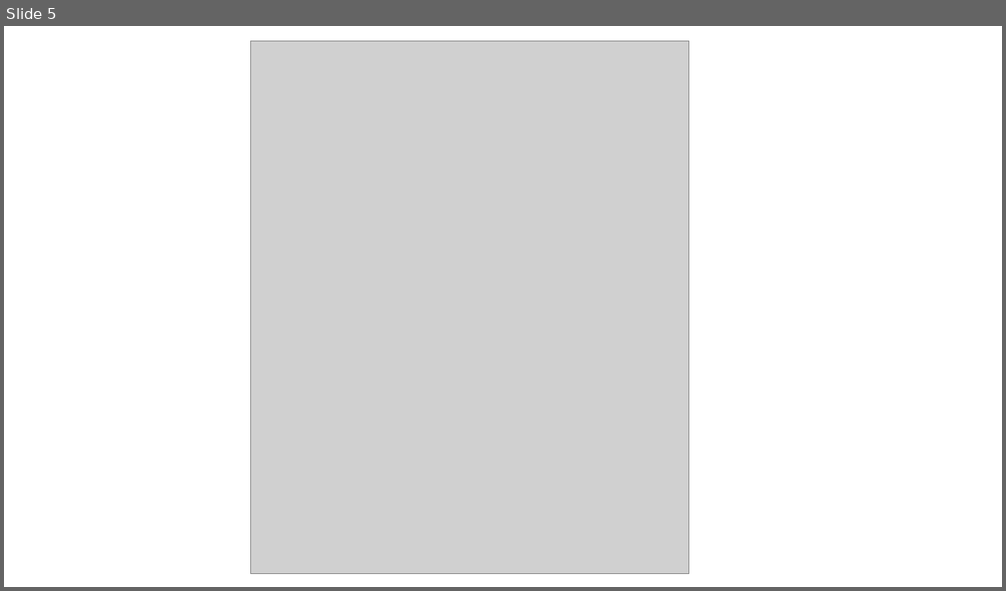
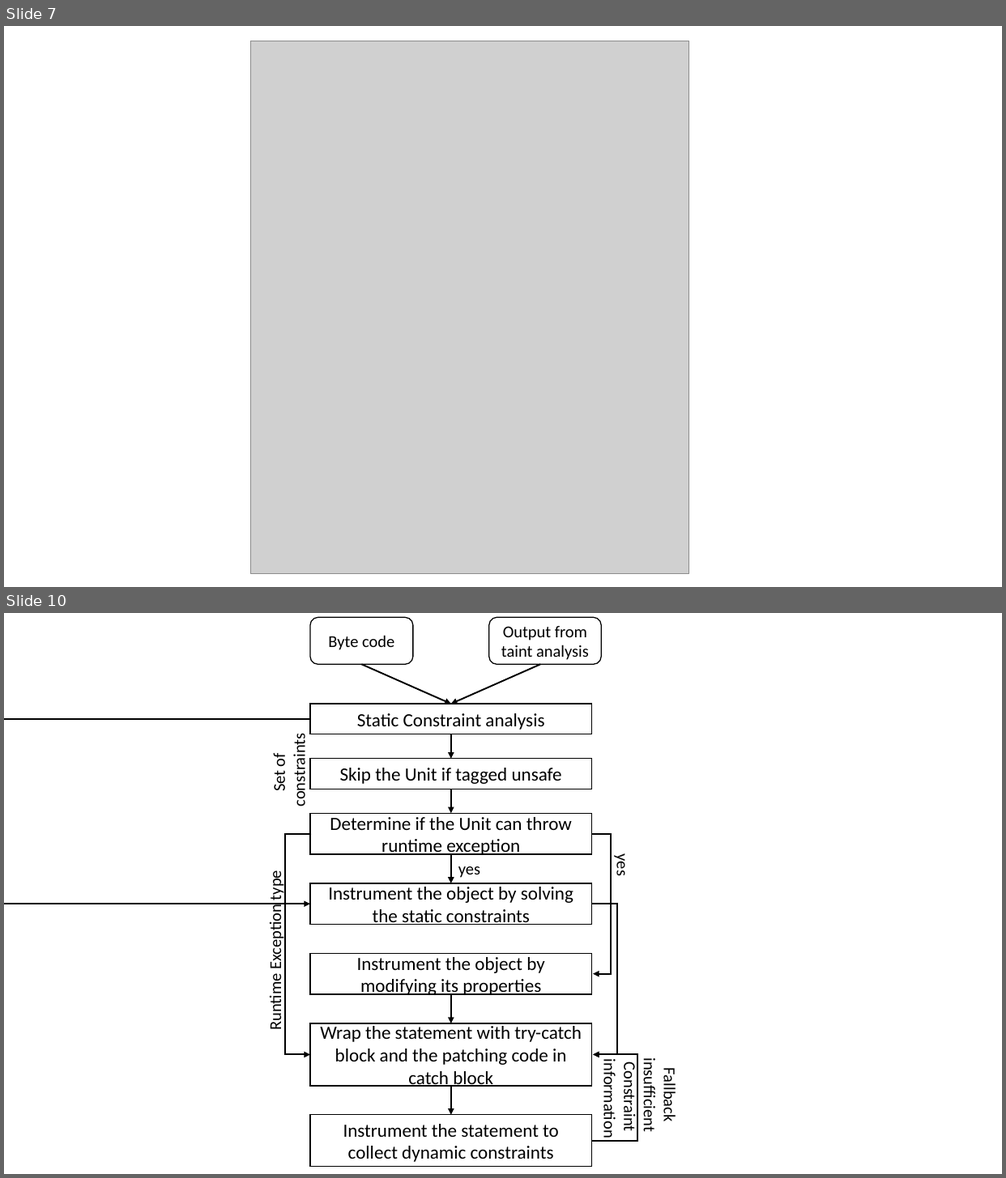
Before and after one commit to aritradhar/Thesis_Draft, a slide deck: images/ArrayIndex.pptx. Shown one above the other, each under a label of ours: slide 5 before the commit, slides 7 and 10 after it; the slides between them are not shown. The pictures are 1006x591 and 1006x1178 pixels, drawn with LibreOffice and Linux fonts; fonts in the diff are those of the drawing; grey boxes stand for pictures. Boxes give left, top, right and bottom in pixels: in the first picture for what was removed or moved away, otherwise in the second. Text is boxed around its words. In the diff, an @@ line names an element or a change of style, - is before the commit and + after.

```diff
--- a/images/ArrayIndex.pptx
+++ b/images/ArrayIndex.pptx
@@ slide 10 added at box(4, 613, 1002, 1174), background #FFFFFF @@
@@ rounded rectangle added at box(310, 618, 413, 665), fill #FFFFFF, outline #000000 1 pt, 16 pt, text #000000 @@
+Byte code
@@ rounded rectangle added at box(489, 618, 602, 665), fill #FFFFFF, outline #000000 1 pt, 16 pt, text #000000 @@
+Output from taint analysis
@@ arrow added from (362, 665) to (451, 704), #000000 1.5 pt @@
@@ arrow added from (541, 665) to (451, 704), #000000 1.5 pt @@
@@ rectangle added at box(310, 704, 592, 735), fill #FFFFFF, outline #000000 1 pt, 18 pt, text #000000 @@
+Static Constraint analysis
@@ elbow arrow added from (310, 719) to (310, 905), #000000 1.5 pt @@
@@ text added at box(269, 740, 309, 804), 16 pt, text #000000 @@
+Set of constraints
@@ arrow added from (451, 735) to (451, 759), #000000 1.5 pt @@
@@ rectangle added at box(310, 759, 592, 790), fill #FFFFFF, outline #000000 1 pt, 18 pt, text #000000 @@
+Skip the Unit if tagged unsafe
@@ arrow added from (451, 789) to (451, 814), #000000 1.5 pt @@
@@ rectangle added at box(310, 814, 592, 855), fill #FFFFFF, outline #000000 1 pt, 18 pt, text #000000 @@
+Determine if the Unit can throw runtime exception
@@ elbow arrow added from (311, 834) to (310, 1054), #000000 1.5 pt @@
@@ arrow added from (451, 855) to (451, 884), #000000 1.5 pt @@
@@ elbow arrow added from (592, 834) to (593, 973), #000000 1.5 pt @@
@@ text added at box(266, 873, 286, 1029), 16 pt, text #000000 @@
+Runtime Exception type
@@ text added at box(458, 867, 480, 878), 16 pt, text #000000 @@
+yes
@@ text added at box(612, 856, 633, 876), 16 pt, text #000000 @@
+yes
@@ rectangle added at box(310, 884, 592, 924), fill #FFFFFF, outline #000000 1 pt, 18 pt, text #000000 @@
+Instrument the object by solving the static constraints
@@ elbow arrow added from (592, 905) to (593, 1054), #000000 1.5 pt @@
@@ rectangle added at box(310, 954, 592, 995), fill #FFFFFF, outline #000000 1 pt, 18 pt, text #000000 @@
+Instrument the object by modifying its properties
@@ arrow added from (451, 995) to (451, 1024), #000000 1.5 pt @@
@@ rectangle added at box(310, 1024, 592, 1086), fill #FFFFFF, outline #000000 1 pt, 18 pt, text #000000 @@
+Wrap the statement with try-catch block and the patching code in catch block
@@ elbow arrow added from (592, 1141) to (593, 1054), #000000 1.5 pt @@
@@ text added at box(599, 1065, 680, 1136), 16 pt, text #000000 @@
+Fallback
+insufficient
+Constraint
+information
@@ arrow added from (451, 1086) to (451, 1115), #000000 1.5 pt @@
@@ rectangle added at box(310, 1115, 592, 1167), fill #FFFFFF, outline #000000 1 pt, 18 pt, text #000000 @@
+Instrument the statement to collect dynamic constraints
@@ what was slide 5 is now slide 7 @@
```
Also in this commit, not shown: 1 slide changed, 4 other slides added, 1 slide removed, 52 other files.
